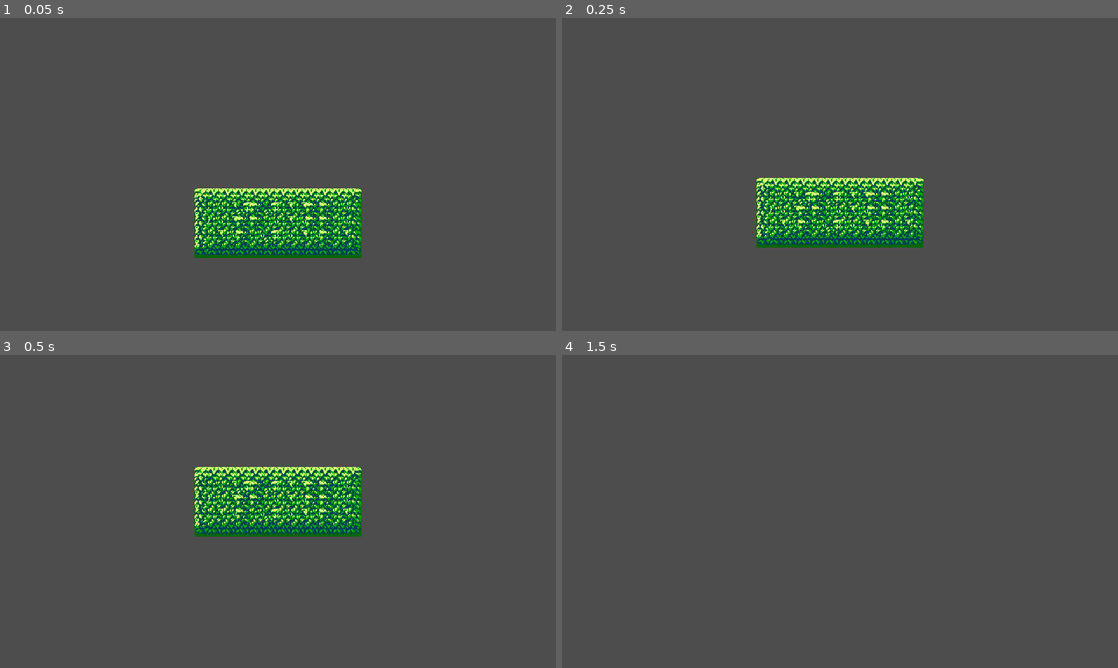
Above: before the commit, frames 1-4 (two rows, left to right).
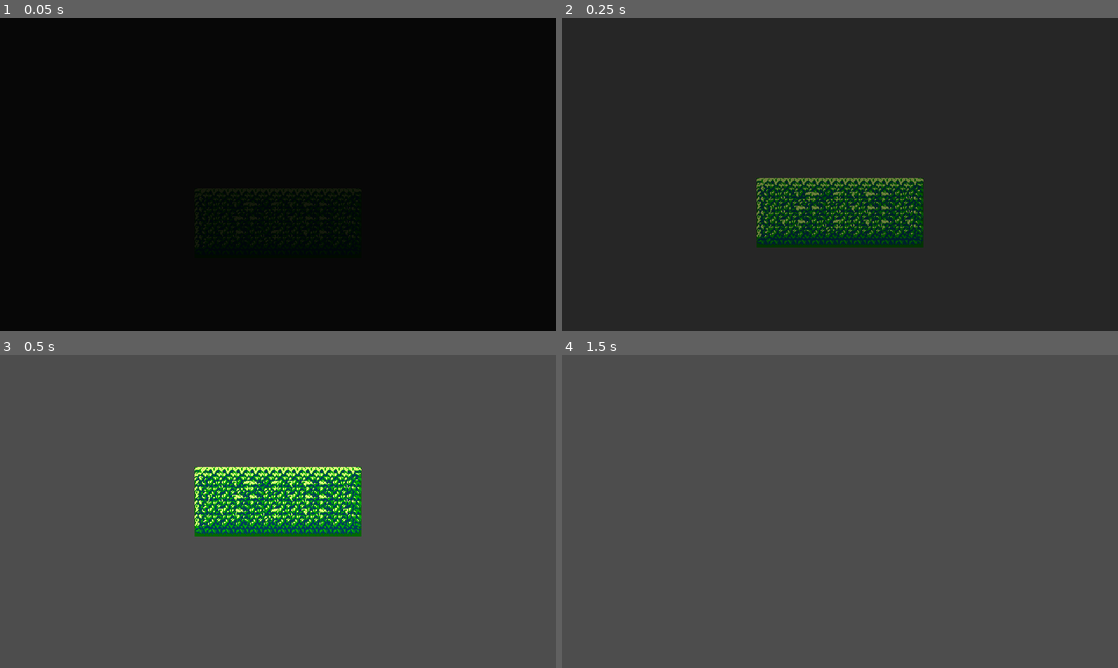
Above: after the commit, the same moments.

Repository: juliohq/action-platformer-joaojcsb
Game: Godot game, scene res://levels/prototype.tscn
Same seed, same stepped clock (60 frames per second), same inputs: the game is played once before the commit and once after it.
Inputs:
- Up to frame 1 (0.05 s): no input
- Up to frame 2 (0.25 s): no input
- Up to frame 3 (0.5 s): no input
- Up to frame 4 (1.5 s): hold D (right) from 0.53 s (still down); tap Space (jump) at 0.77 s; tap Enter at 1.25 s

The runs differ from the first frame. In frame 1, 100% of the frame differs, in the area x 0-100%, y 0-100%; in frame 2, 100%; in frame 3, nothing differs; in frame 4, nothing differs.

Commit message:
Add fade

Diff:
--- a/ui/ui.tscn
+++ b/ui/ui.tscn
@@ -2,6 +2,7 @@
 
 [ext_resource type="Script" uid="uid://bjlscqp5df7uh" path="res://ui/ui.gd" id="1_8q4px"]
 [ext_resource type="Theme" uid="uid://cm0anid37hw1i" path="res://ui/theme/theme.tres" id="2_qoaob"]
+[ext_resource type="PackedScene" uid="uid://rkhyu6n3h5h0" path="res://ui/fade.tscn" id="3_wl5ax"]
 
 [node name="UI" type="CanvasLayer" unique_id=477995803]
 script = ExtResource("1_8q4px")
@@ -33,3 +34,5 @@
 layout_mode = 2
 size_flags_horizontal = 0
 size_flags_vertical = 0
+
+[node name="Fade" parent="." unique_id=12204861 instance=ExtResource("3_wl5ax")]
